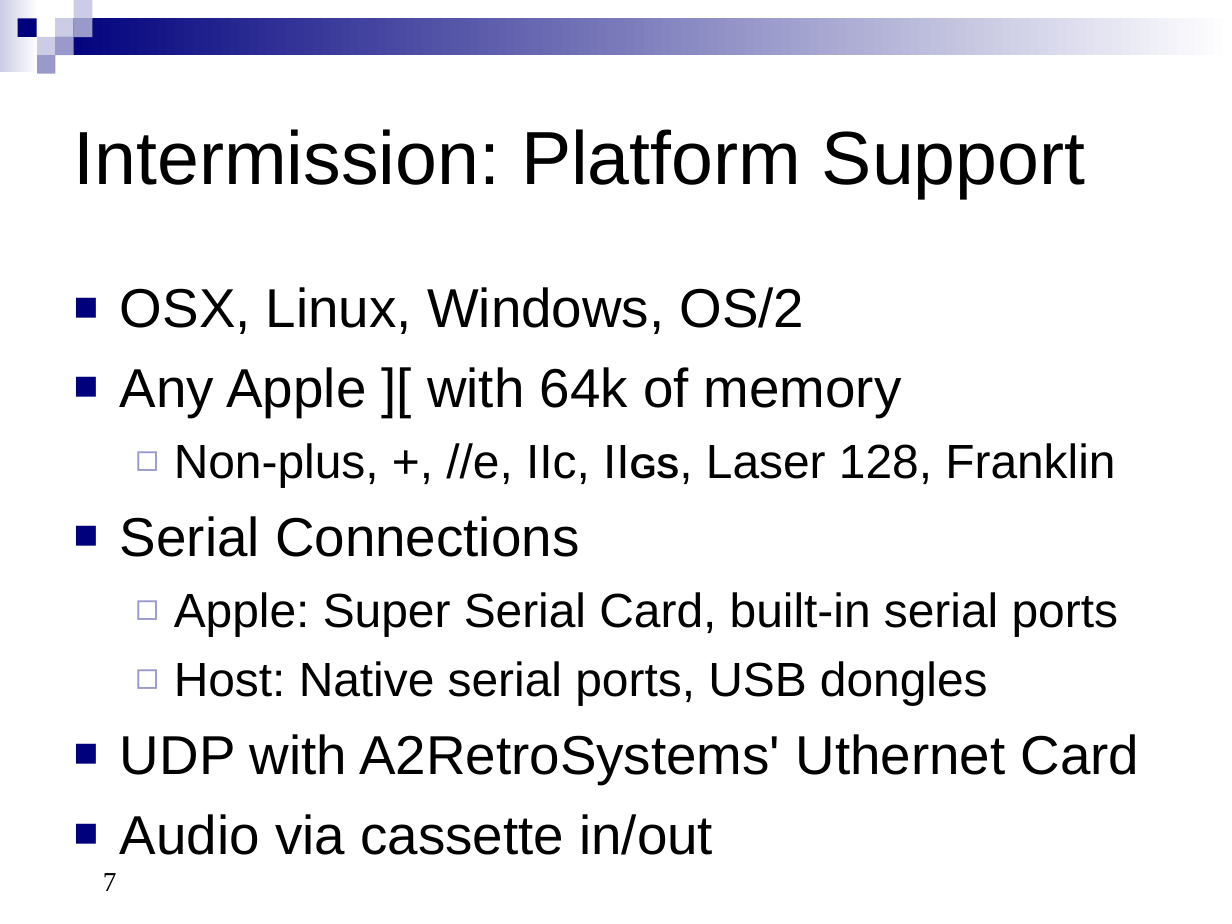
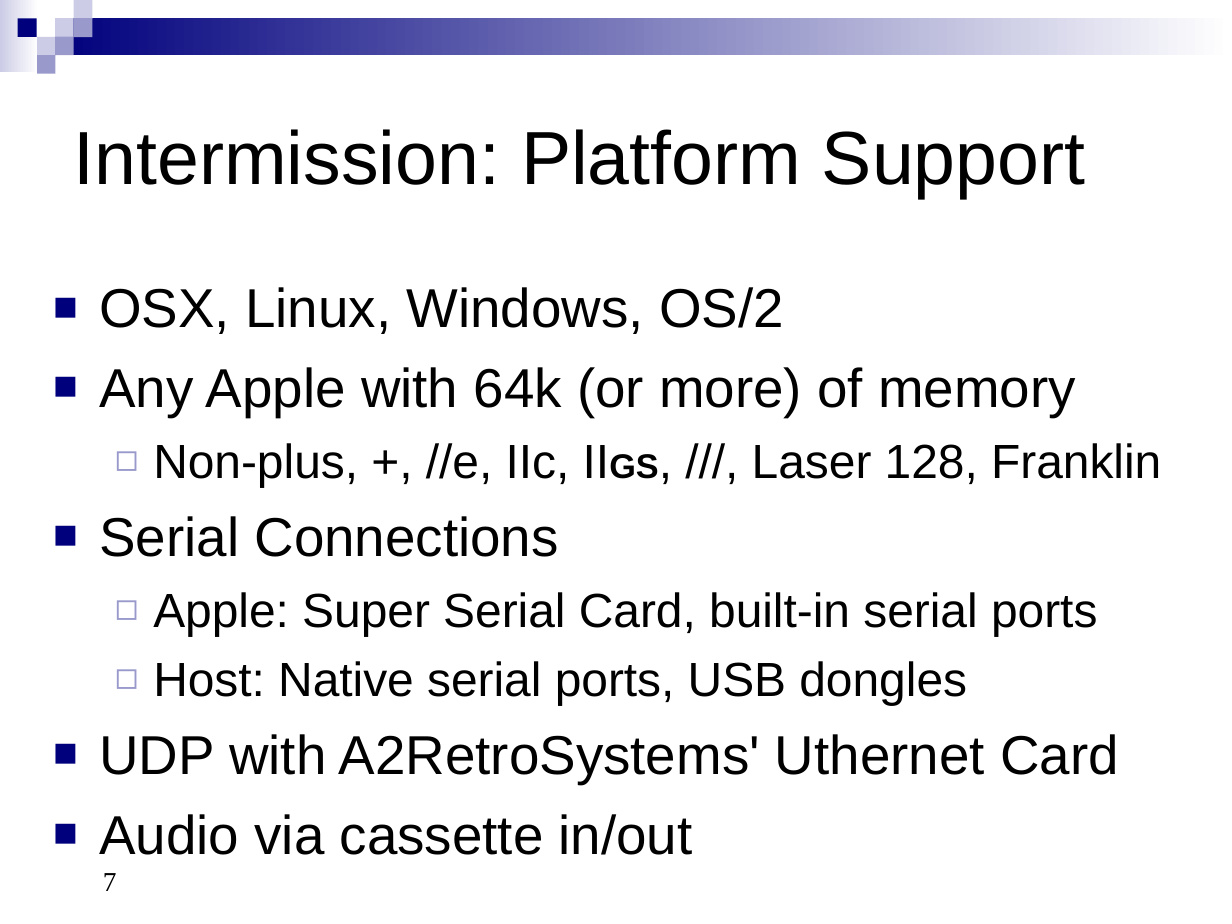
Before and after one commit to knghtbrd/adtpro, a slide deck: slide 7 of doc/src/site/resources/ADTProIntro.ppt. Drawn at 1232x924 pixels with LibreOffice and Linux fonts; fonts in the diff are those of the drawing. Boxes give left, top, right and bottom in pixels: in the first picture for what was removed or moved away, otherwise in the second. Text is boxed around its words. In the diff, an @@ line names an element or a change of style, - is before the commit and + after.

```diff
--- a/doc/src/site/resources/ADTProIntro.ppt
+++ b/doc/src/site/resources/ADTProIntro.ppt
@@ text "OSX, Linux, Windows, OS/2" moved from (x1=120, y1=287, x2=1140, y2=855) to (x1=99, y1=287, x2=1161, y2=855) @@
@@ text at (x1=99, y1=367, x2=1161, y2=487): text changed @@
-■ Any Apple ][ with 64k of memory
-  ◻ Non-plus, +, //e, IIc, IIGS, Laser 128, Franklin
+■ Any Apple with 64k (or more) of memory
+  ◻ Non-plus, +, //e, IIc, IIGS, ///, Laser 128, Franklin
```
Also in this commit, not shown: 4 other slides changed, 1 slide added, 1 slide removed.
